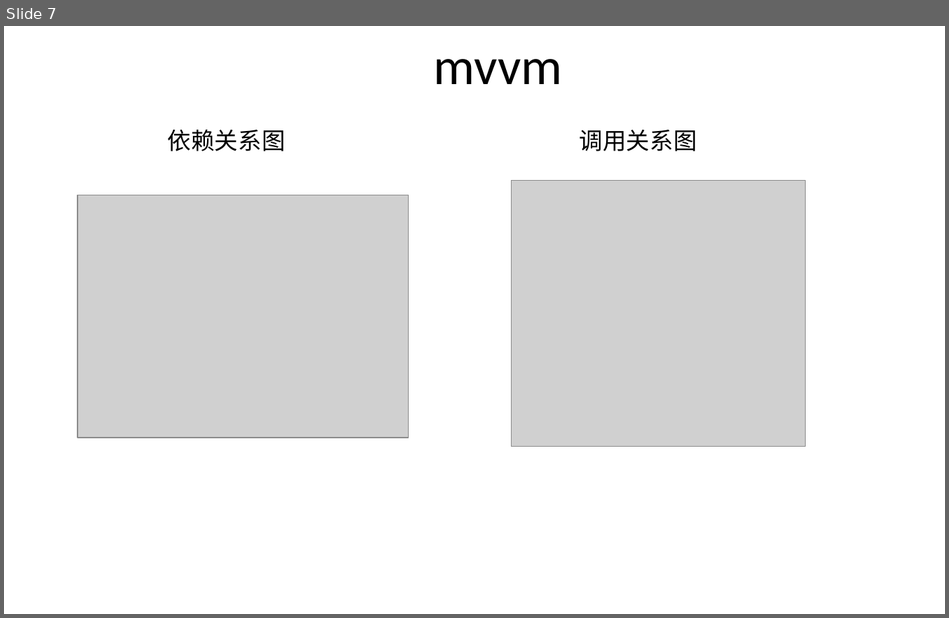
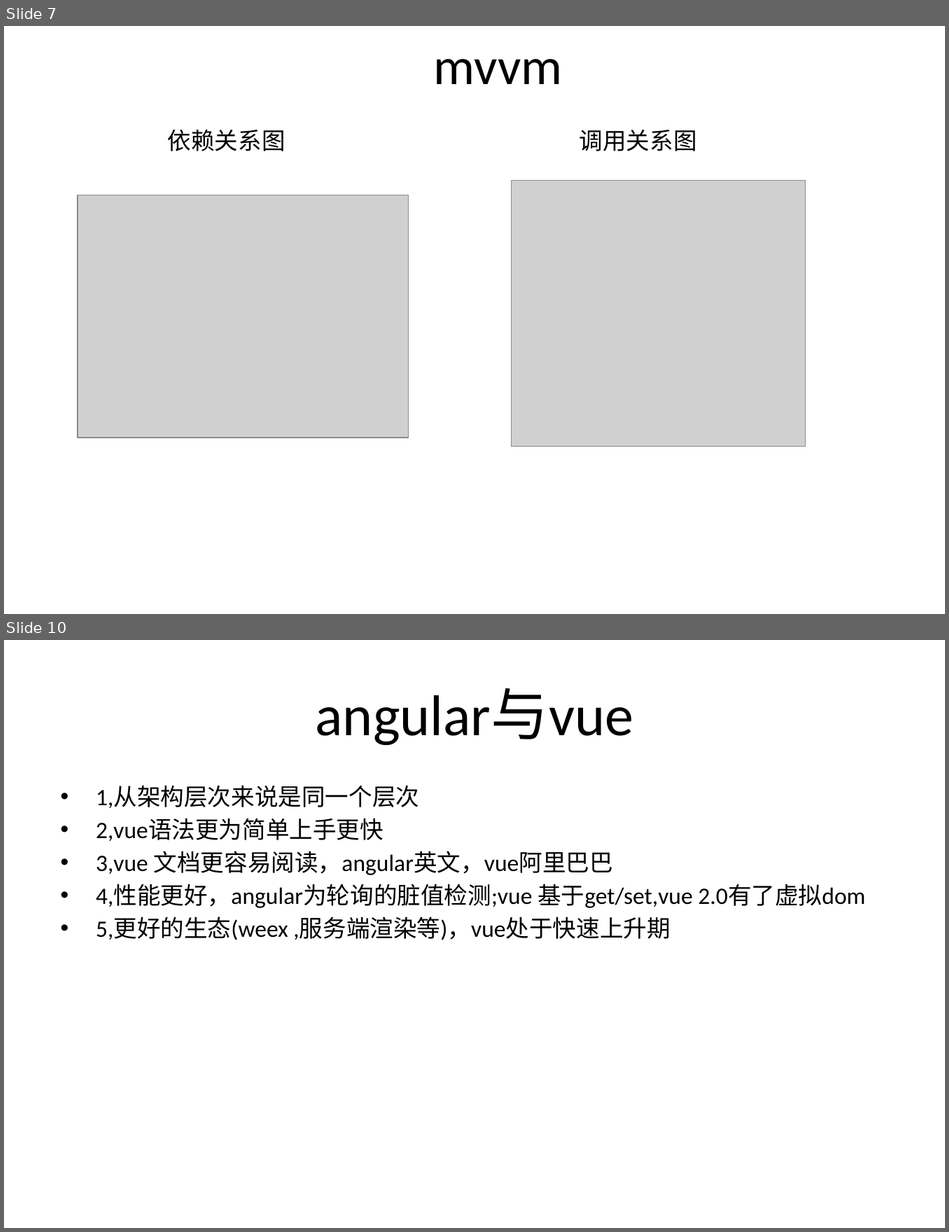
Before and after one commit to fastCreator/mvc-mvp, a slide deck: 竞网ppt模板.pptx. Shown one above the other, each under a label of ours: slide 7 before the commit, slides 7 and 10 after it; the slides between them are not shown. The pictures are 949x618 and 949x1232 pixels, drawn with LibreOffice and Linux fonts; fonts in the diff are those of the drawing; grey boxes stand for pictures; background and template pictures are left out. Boxes give left, top, right and bottom in pixels: in the first picture for what was removed or moved away, otherwise in the second. Text is boxed around its words. In the diff, an @@ line names an element or a change of style, - is before the commit and + after.

```diff
--- a/竞网ppt模板.pptx
+++ b/竞网ppt模板.pptx
@@ slide 10 added at [4,640,945,1228], background picture (left out) @@
@@ title added at [316,688,634,745], 44 pt, text #000000 @@
+angular与vue
@@ text added at [96,786,865,940], 18 pt, text #000000 @@
+• 1,从架构层次来说是同一个层次
+• 2,vue语法更为简单上手更快
+• 3,vue 文档更容易阅读，angular英文，vue阿里巴巴
+• 4,性能更好，angular为轮询的脏值检测;vue 基于get/set,vue 2.0有了虚拟dom
+• 5,更好的生态(weex ,服务端渲染等)，vue处于快速上升期
```
Also in this commit, not shown: 5 slides changed, 3 other slides added, 1 other file.
